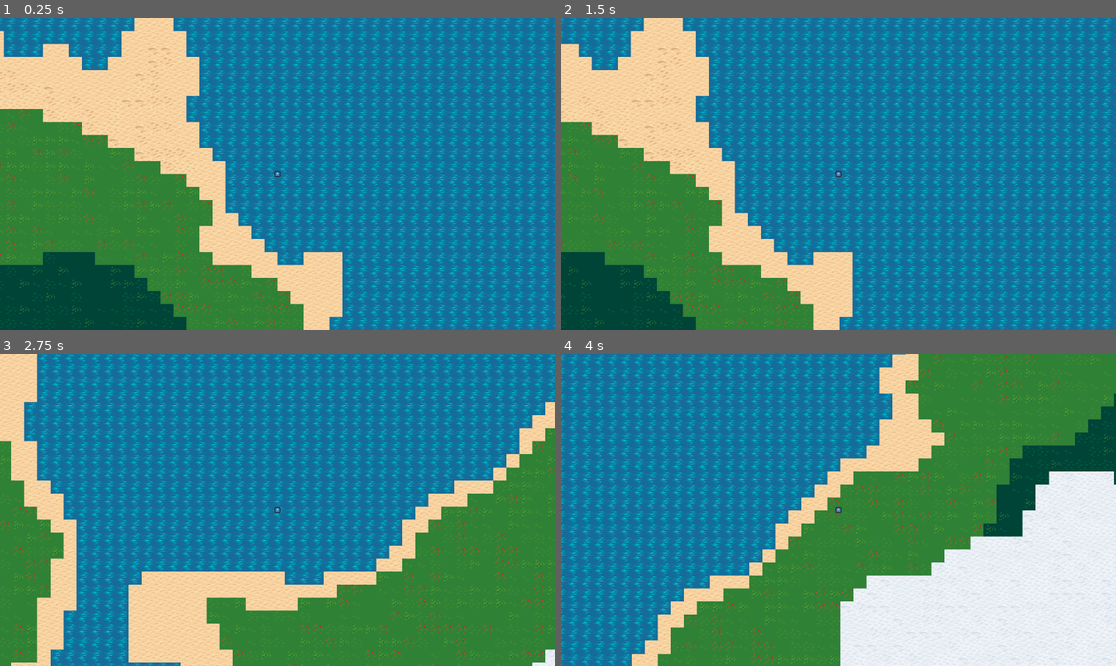
Above: before the commit, frames 1-4 (two rows, left to right).
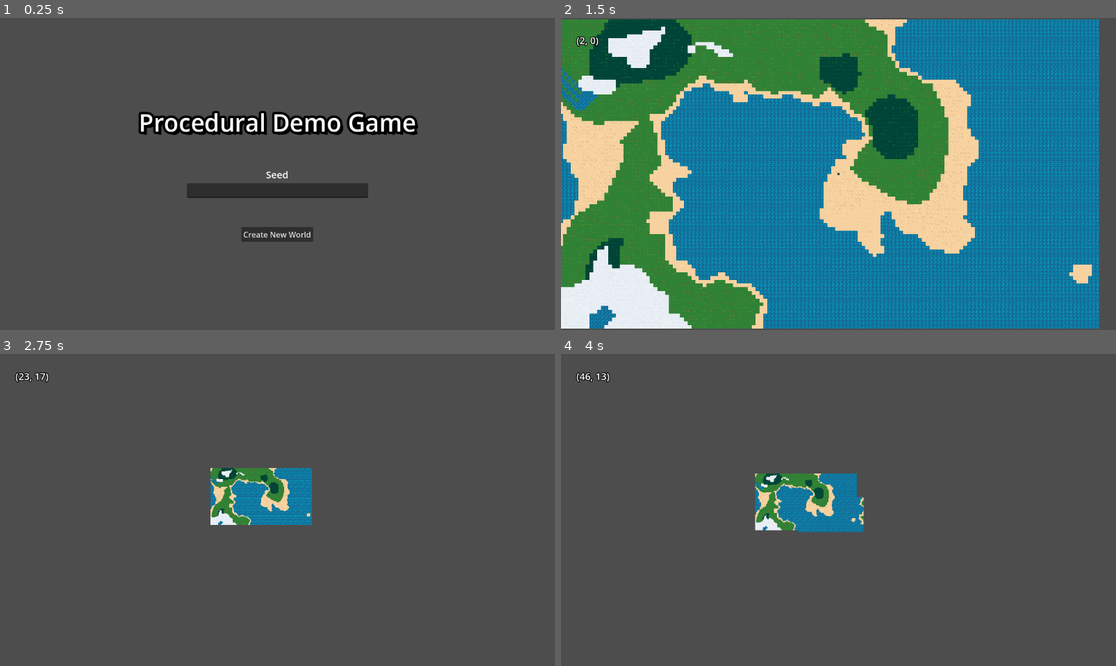
Above: after the commit, the same moments.

Repository: Devendra255/Procgen_game
Game: Godot game, scene res://Scenes/main_ui.tscn
The game is run twice, just before and just after one commit, with the same random seed, the same clock (stepped at 60 frames per second) and the same inputs. Before the commit the project starts from res://Scenes/generator.tscn. The engine's default icon, where the game draws it, is replaced by a stand-in: a white triangle on a blue panel in a dark square.
Inputs (mouse positions are in pixels of both pictures, inside the frame that each line leads up to):
- Up to frame 1 (0.25 s): no input
- Up to frame 2 (1.5 s): click (838, 233) at 0.5 s, where only the run after the commit has a clickable "Create New World"; tap Enter at 1.25 s; hold Right (ui_right) from 1.28 s (still down); hold E (E, bound only after the commit) from 1.28 s (still down)
- Up to frame 3 (2.75 s): tap Q (Q, bound only after the commit) at 1.55, 2.1 s; release Right (ui_right) at 2.03 s; release E (E, bound only after the commit) at 2.03 s; hold Down (ui_down) from 2.03 s (still down); tap E (E, bound only after the commit) at 2.3 s
- Up to frame 4 (4 s): release Down (ui_down) at 2.78 s; hold Right (ui_right) 2.78-3.53 s; hold E (E, bound only after the commit) 2.78-3.53 s; tap Q (Q, bound only after the commit) at 3.05, 3.6 s; hold Up (ui_up) from 3.53 s (still down); tap E (E, bound only after the commit) at 3.8 s

The runs differ from the first frame. In frame 1, 100% of the frame differs, in the area x 0-100%, y 0-100%; in frame 2, 63%; in frame 3, 99%; in frame 4, 100%.

Commit message:
Added UI

Diff:
--- a/Scenes/generator.tscn
+++ b/Scenes/generator.tscn
@@ -729,3 +729,29 @@
 
 [node name="Camera2D" type="Camera2D" parent="Player"]
 zoom = Vector2(0.845, 0.845)
+
+[node name="CanvasLayer" type="CanvasLayer" parent="."]
+
+[node name="Control" type="Control" parent="CanvasLayer"]
+layout_mode = 3
+anchors_preset = 15
+anchor_right = 1.0
+anchor_bottom = 1.0
+grow_horizontal = 2
+grow_vertical = 2
+
+[node name="MarginContainer" type="MarginContainer" parent="CanvasLayer/Control"]
+layout_mode = 0
+offset_right = 40.0
+offset_bottom = 40.0
+theme_override_constants/margin_left = 32
+theme_override_constants/margin_top = 32
+
+[node name="Label" type="Label" parent="CanvasLayer/Control/MarginContainer"]
+layout_mode = 2
+size_flags_horizontal = 0
+size_flags_vertical = 0
+theme_override_colors/font_outline_color = Color(0, 0, 0, 1)
+theme_override_constants/outline_size = 6
+theme_override_font_sizes/font_size = 20
+text = "14313"
--- /dev/null
+++ b/Scenes/main_ui.tscn
@@ -0,0 +1,68 @@
+[gd_scene load_steps=2 format=3 uid="uid://dijnr5ot03l8w"]
+
+[ext_resource type="Script" path="res://Scripts/main_ui.gd" id="1_yetkd"]
+
+[node name="MainUi" type="Control"]
+layout_mode = 3
+anchors_preset = 15
+anchor_right = 1.0
+anchor_bottom = 1.0
+grow_horizontal = 2
+grow_vertical = 2
+script = ExtResource("1_yetkd")
+
+[node name="MarginContainer" type="MarginContainer" parent="."]
+layout_mode = 1
+anchors_preset = 15
+anchor_right = 1.0
+anchor_bottom = 1.0
+grow_horizontal = 2
+grow_vertical = 2
+theme_override_constants/margin_left = 100
+theme_override_constants/margin_top = 60
+theme_override_constants/margin_right = 100
+theme_override_constants/margin_bottom = 60
+
+[node name="VBoxContainer" type="VBoxContainer" parent="MarginContainer"]
+self_modulate = Color(0.533037, 0.533037, 0.533037, 1)
+layout_mode = 2
+size_flags_horizontal = 4
+size_flags_vertical = 4
+theme_override_constants/separation = 60
+
+[node name="Label2" type="Label" parent="MarginContainer/VBoxContainer"]
+layout_mode = 2
+theme_override_colors/font_shadow_color = Color(0, 0, 0, 1)
+theme_override_colors/font_outline_color = Color(0, 0, 0, 1)
+theme_override_constants/shadow_offset_x = 6
+theme_override_constants/shadow_offset_y = 6
+theme_override_constants/outline_size = 20
+theme_override_font_sizes/font_size = 50
+text = "Procedural Demo Game"
+
+[node name="MarginContainer" type="MarginContainer" parent="MarginContainer/VBoxContainer"]
+layout_mode = 2
+theme_override_constants/margin_left = 100
+theme_override_constants/margin_right = 100
+
+[node name="VBoxContainer" type="VBoxContainer" parent="MarginContainer/VBoxContainer/MarginContainer"]
+layout_mode = 2
+
+[node name="Label" type="Label" parent="MarginContainer/VBoxContainer/MarginContainer/VBoxContainer"]
+layout_mode = 2
+size_flags_horizontal = 4
+theme_override_font_sizes/font_size = 20
+text = "Seed"
+
+[node name="LineEdit" type="LineEdit" parent="MarginContainer/VBoxContainer/MarginContainer/VBoxContainer"]
+layout_mode = 2
+size_flags_vertical = 0
+virtual_keyboard_type = 2
+
+[node name="Button" type="Button" parent="MarginContainer/VBoxContainer"]
+layout_mode = 2
+size_flags_horizontal = 4
+text = "Create New World"
+
+[connection signal="text_submitted" from="MarginContainer/VBoxContainer/MarginContainer/VBoxContainer/LineEdit" to="." method="_on_line_edit_text_submitted"]
+[connection signal="button_up" from="MarginContainer/VBoxContainer/Button" to="." method="_on_button_button_up"]
--- a/Scripts/Generator.gd
+++ b/Scripts/Generator.gd
@@ -6,6 +6,8 @@
 var player_tile_pos
 @onready var tile_map = $TileMapLayer
 @export var player: CharacterBody2D
+@onready var camera_2d: Camera2D = $Player/Camera2D
+@onready var label: Label = $CanvasLayer/Control/MarginContainer/Label
 
 var tiles := {
 	"sea": [0, [Vector2i(27, 5)]],
@@ -26,7 +28,7 @@
 }
 
 func Generating() -> void:
-	world_seed = 1941095856
+	world_seed = GlobalPara.get_seed() #1941095856
 	biome = BiomeGen.Biome2D.new(self.height * 2, self.width * 2, world_seed)
 	biome.create_rivers(tile_map.local_to_map(player.position))
 	biome.set_biomes(biome_info, tile_map.local_to_map(player.position))
@@ -38,12 +40,22 @@
 func _ready():
 	Generating()
 	player_tile_pos = tile_map.local_to_map(player.position)
-func threading():
-	pass
+	label.text = str(player_tile_pos)
+
+
+func cam_zoom():
+	var up = Input.get_action_strength("Q")
+	var down = -(Input.get_action_strength("E"))
+	if camera_2d.zoom.x >= 0.08 or up == 1:
+		camera_2d.zoom.x += (up + down) * 0.05
+		camera_2d.zoom.y += (up + down) * 0.05
+
 
 # Called every frame. 'delta' is the elapsed time since the previous frame.
 func _process(delta):
+	cam_zoom()
 	if player_tile_pos != tile_map.local_to_map(player.position):
+		label.text = str(player_tile_pos)
 		biome.create_rivers(player_tile_pos)
 		biome.set_biomes(biome_info, player_tile_pos)
 		biome.render_tiles(tiles, tile_map, player_tile_pos)
--- /dev/null
+++ b/Scripts/global_para.gd
@@ -0,0 +1,12 @@
+extends Node
+
+var seed = randi()
+
+func _init() -> void:
+	seed = randi()
+
+func set_seed(s):
+	seed = s
+
+func get_seed():
+	return seed
--- /dev/null
+++ b/Scripts/main_ui.gd
@@ -0,0 +1,26 @@
+extends Control
+
+@onready var line_edit: LineEdit = $MarginContainer/VBoxContainer/MarginContainer/VBoxContainer/LineEdit
+
+# Called when the node enters the scene tree for the first time.
+func _ready() -> void:
+	pass # Replace with function body.
+
+
+# Called every frame. 'delta' is the elapsed time since the previous frame.
+func _process(delta: float) -> void:
+	pass
+
+
+func _on_button_button_up() -> void:
+	var num = line_edit.text
+	if num != null and num != '':
+		GlobalPara.set_seed(int(num))
+	get_tree().change_scene_to_file("res://Scenes/generator.tscn")
+
+
+func _on_line_edit_text_submitted(new_text: String) -> void:
+	var num = line_edit.text
+	if num != null and num != '':
+		GlobalPara.set_seed(int(num))
+	get_tree().change_scene_to_file("res://Scenes/generator.tscn")
--- a/project.godot
+++ b/project.godot
@@ -11,9 +11,13 @@
 [application]
 
 config/name="Procgen_Game"
-run/main_scene="res://Scenes/generator.tscn"
+run/main_scene="res://Scenes/main_ui.tscn"
 config/features=PackedStringArray("4.3", "Forward Plus")
 config/icon="res://icon.svg"
+
+[autoload]
+
+GlobalPara="*res://Scripts/global_para.gd"
 
 [display]
 
@@ -22,3 +26,16 @@
 [dotnet]
 
 project/assembly_name="Procgen_Game"
+
+[input]
+
+Q={
+"deadzone": 0.5,
+"events": [Object(InputEventKey,"resource_local_to_scene":false,"resource_name":"","device":-1,"window_id":0,"alt_pressed":false,"shift_pressed":false,"ctrl_pressed":false,"meta_pressed":false,"pressed":false,"keycode":0,"physical_keycode":81,"key_label":0,"unicode":113,"location":0,"echo":false,"script":null)
+]
+}
+E={
+"deadzone": 0.5,
+"events": [Object(InputEventKey,"resource_local_to_scene":false,"resource_name":"","device":-1,"window_id":0,"alt_pressed":false,"shift_pressed":false,"ctrl_pressed":false,"meta_pressed":false,"pressed":false,"keycode":0,"physical_keycode":69,"key_label":0,"unicode":101,"location":0,"echo":false,"script":null)
+]
+}
